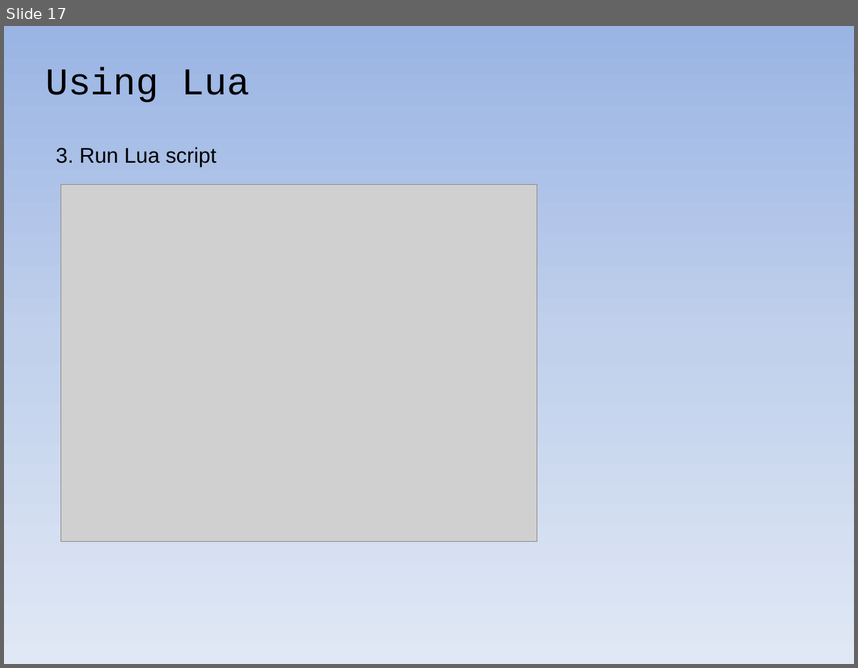
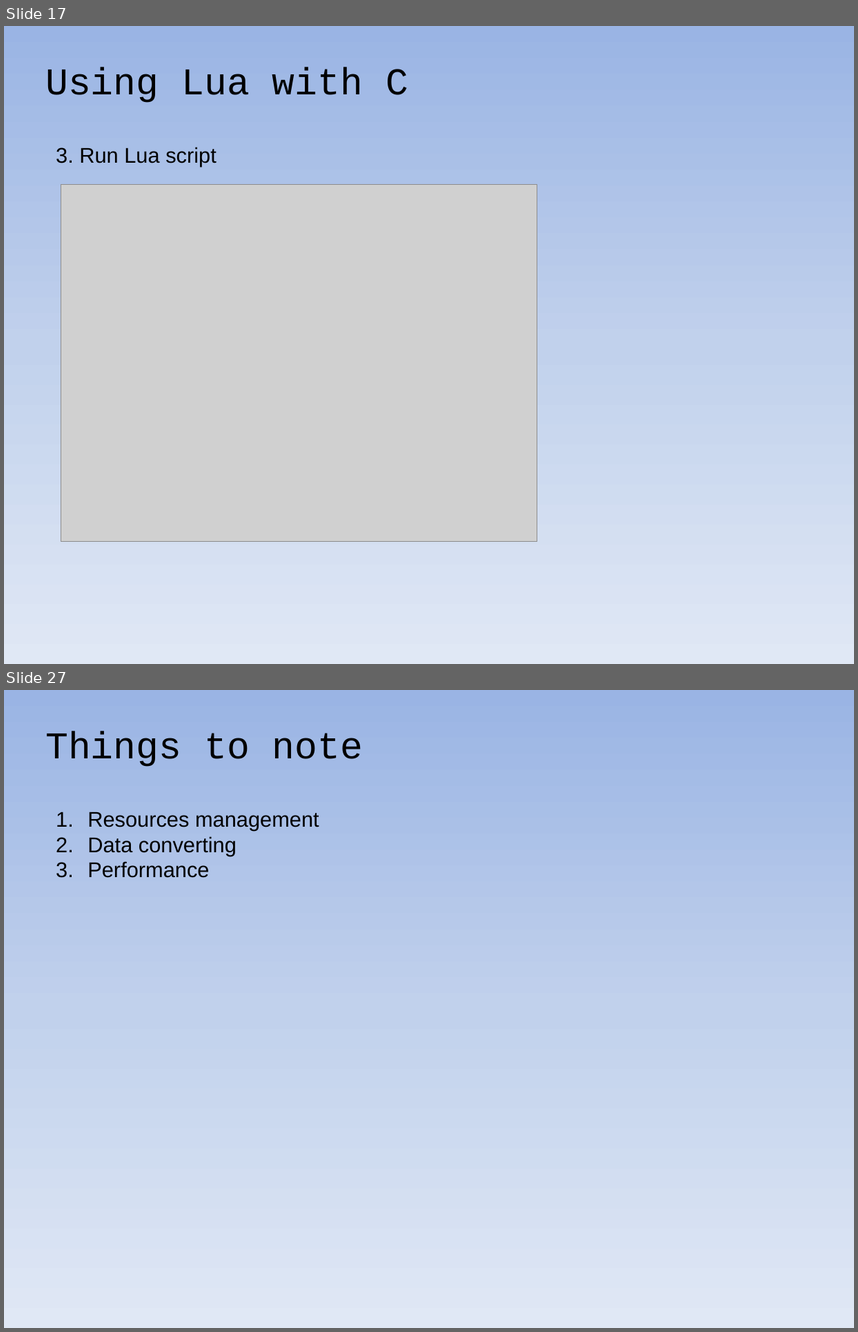
Before and after one commit to warmwine/newbie-clua, a slide deck: doc/newbie-clua.pptx. Shown one above the other, each under a label of ours: slide 17 before the commit, slides 17 and 27 after it; the slides between them are not shown. The pictures are 858x668 and 858x1332 pixels, drawn with LibreOffice and Linux fonts; fonts in the diff are those of the drawing; grey boxes stand for pictures. Boxes give left, top, right and bottom in pixels: in the first picture for what was removed or moved away, otherwise in the second. Text is boxed around its words. In the diff, an @@ line names an element or a change of style, - is before the commit and + after.

```diff
--- a/doc/newbie-clua.pptx
+++ b/doc/newbie-clua.pptx
@@ slide 27 added at (4,690,854,1328), background gradient #9AB5E4 to #C2D1ED to #E1E8F5 @@
@@ text added at (45,731,363,767), 32 pt, text #000000 @@
+Things to note
@@ text added at (87,811,319,878), 18 pt, text #000000 @@
+1. Resources management
+2. Data converting
+3. Performance
@@ slide 17 changed as well @@
@@ text at (45,67,408,103): text changed @@
-Using Lua
+Using Lua with C
```
Also in this commit, not shown: 5 other slides changed, 10 other slides added, 9 slides removed.
